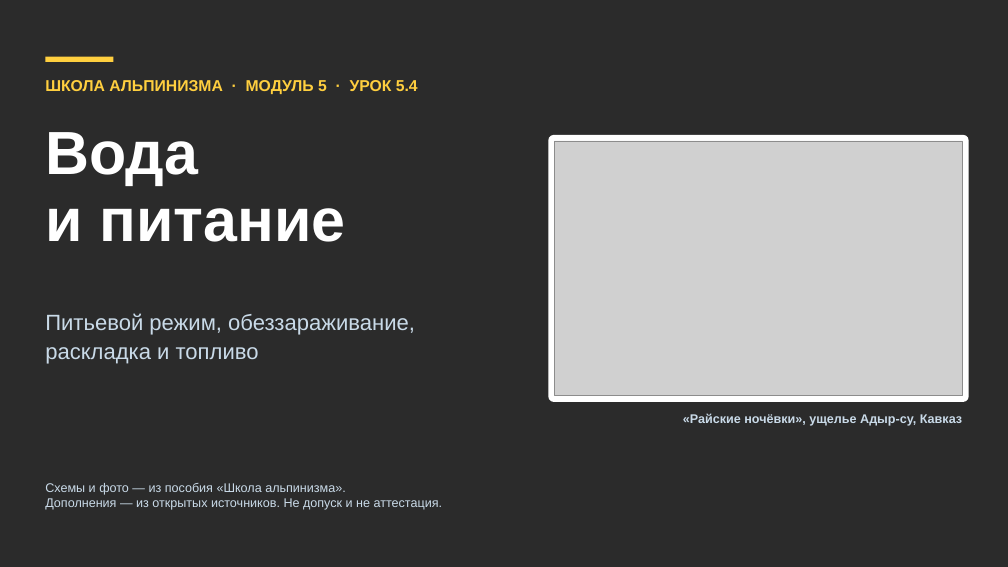
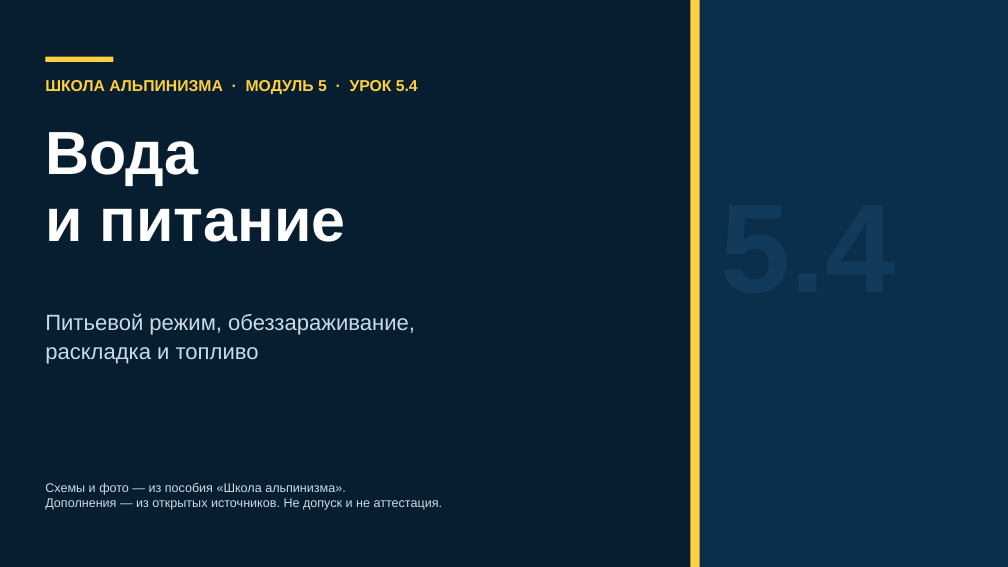
Before and after one commit to kirill54/far-education, a slide deck: slide 1 of presentations/lessons/M05-4_voda-i-pitanie.pptx. Drawn at 1008x567 pixels with LibreOffice and Linux fonts; fonts in the diff are those of the drawing; grey boxes stand for pictures; background and template pictures are left out; a plain dark background stands for a picture behind light text. Boxes give left, top, right and bottom in pixels: in the first picture for what was removed or moved away, otherwise in the second. Text is boxed around its words. In the diff, an @@ line names an element or a change of style, - is before the commit and + after.

```diff
--- a/presentations/lessons/M05-4_voda-i-pitanie.pptx
+++ b/presentations/lessons/M05-4_voda-i-pitanie.pptx
@@ background picture (left out) to #071E30 @@
@@ rectangle added at [690, 0, 1008, 567], fill #0B2F4A @@
@@ rectangle added at [690, 0, 699, 567], fill #FFCF3F @@
@@ rounded rectangle removed at [548, 135, 969, 402] @@
@@ picture removed at [554, 141, 963, 395] @@
@@ text removed at [683, 413, 962, 426] @@
-«Райские ночёвки», ущелье Адыр-су, Кавказ
```
Also in this commit, not shown: 1 other file.
